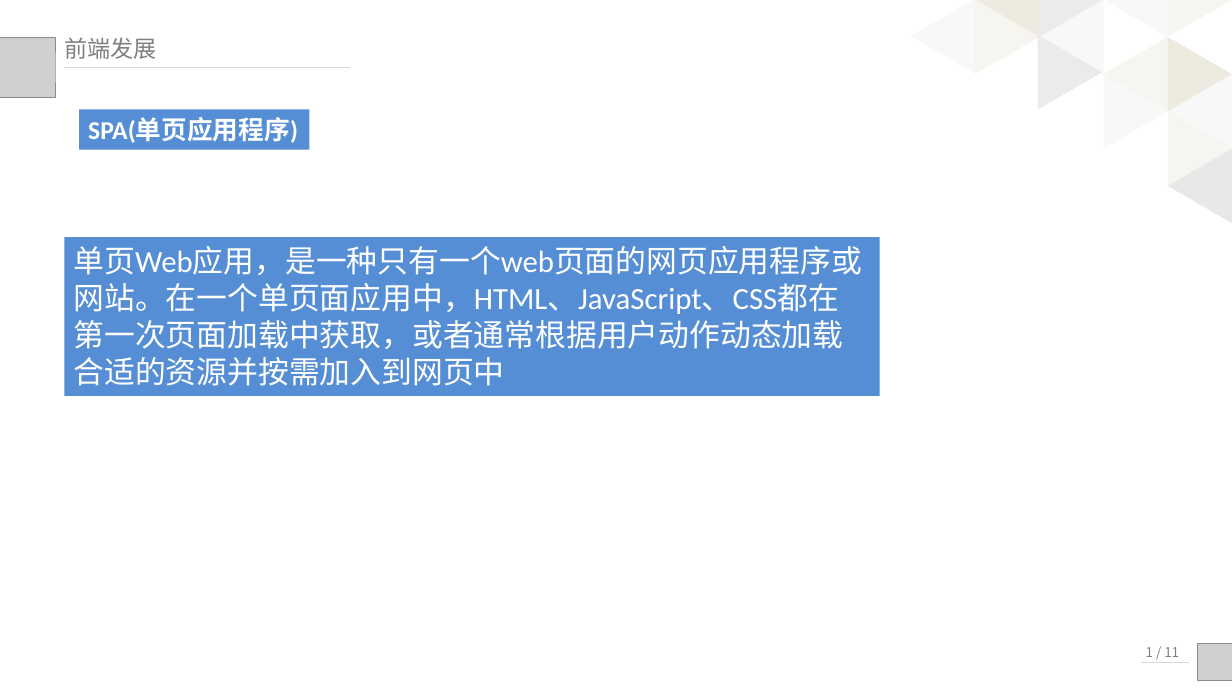
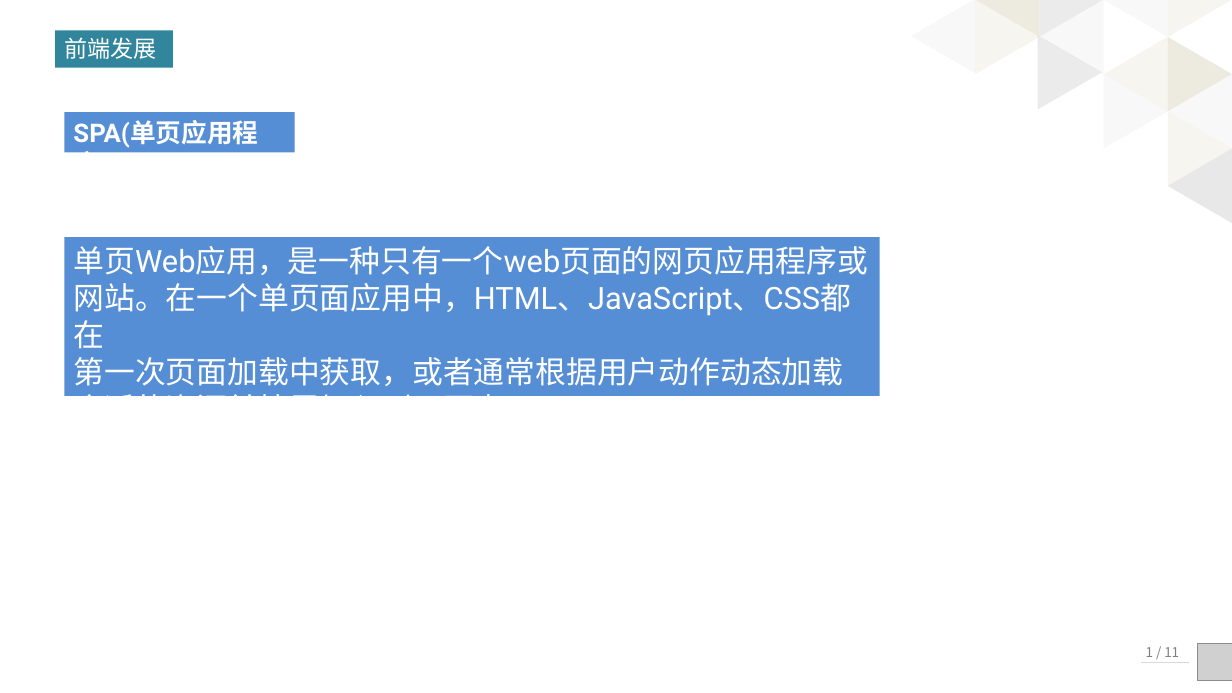
Before and after one commit to kaisajiang/Vue-Classroom, a slide deck: slide 13 of class1/Web前端框架介绍0.pptx. Drawn at 1232x693 pixels with LibreOffice and Linux fonts; fonts in the diff are those of the drawing; grey boxes stand for pictures. Boxes give left, top, right and bottom in pixels: in the first picture for what was removed or moved away, otherwise in the second. Text is boxed around its words. In the diff, an @@ line names an element or a change of style, - is before the commit and + after.

```diff
--- a/class1/Web前端框架介绍0.pptx
+++ b/class1/Web前端框架介绍0.pptx
@@ picture removed at [0,38,55,98] @@
@@ rectangle "前端发展": place and size @@
-rectangle "前端发展" at [64,37,156,59]
+rectangle "前端发展" at [55,30,174,67]
@@ rectangle "前端发展" at [55,30,174,67]: text colour #808080 to #FFFFFF; fill none to #31859C @@
@@ line removed from (65, 67) to (350, 67) @@
@@ rectangle "SPA(单页应用程序)" at [65,112,295,152]: font Calibri to Roboto @@
@@ rectangle "SPA(单页应用程序)": place and size @@
-rectangle "SPA(单页应用程序)" at [79,109,310,150]
+rectangle "SPA(单页应用程序)" at [65,112,295,152]
@@ rectangle "单页Web应用，是一种只有一个web页面的网页应用程序或" at [65,238,880,396]: font Calibri to Roboto @@
```
Also in this commit, not shown: 36 other slides changed, 2 other files.
